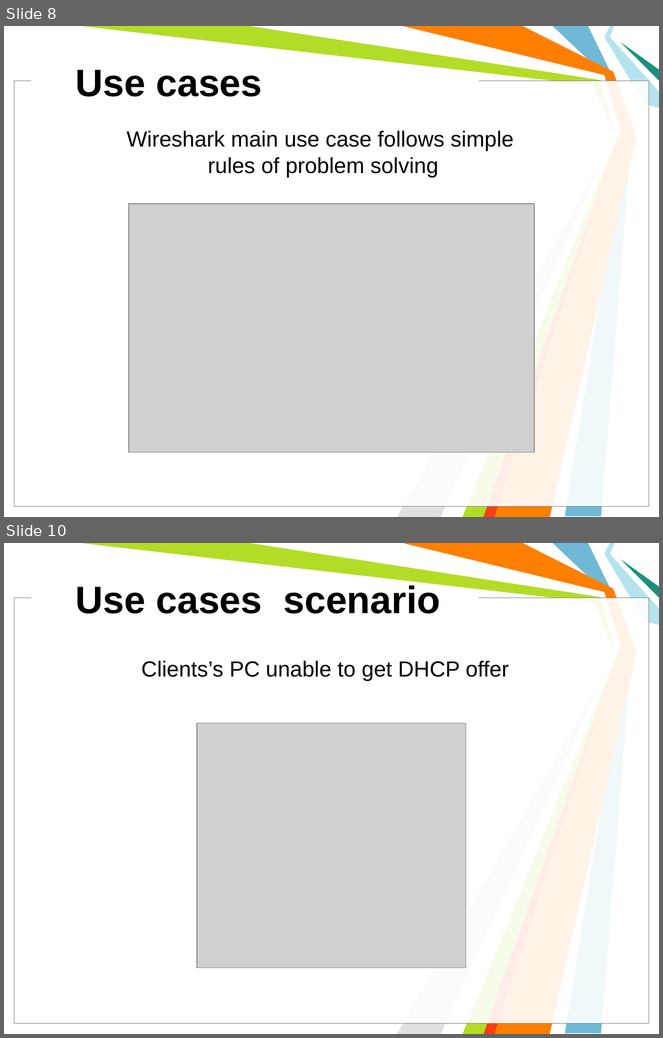
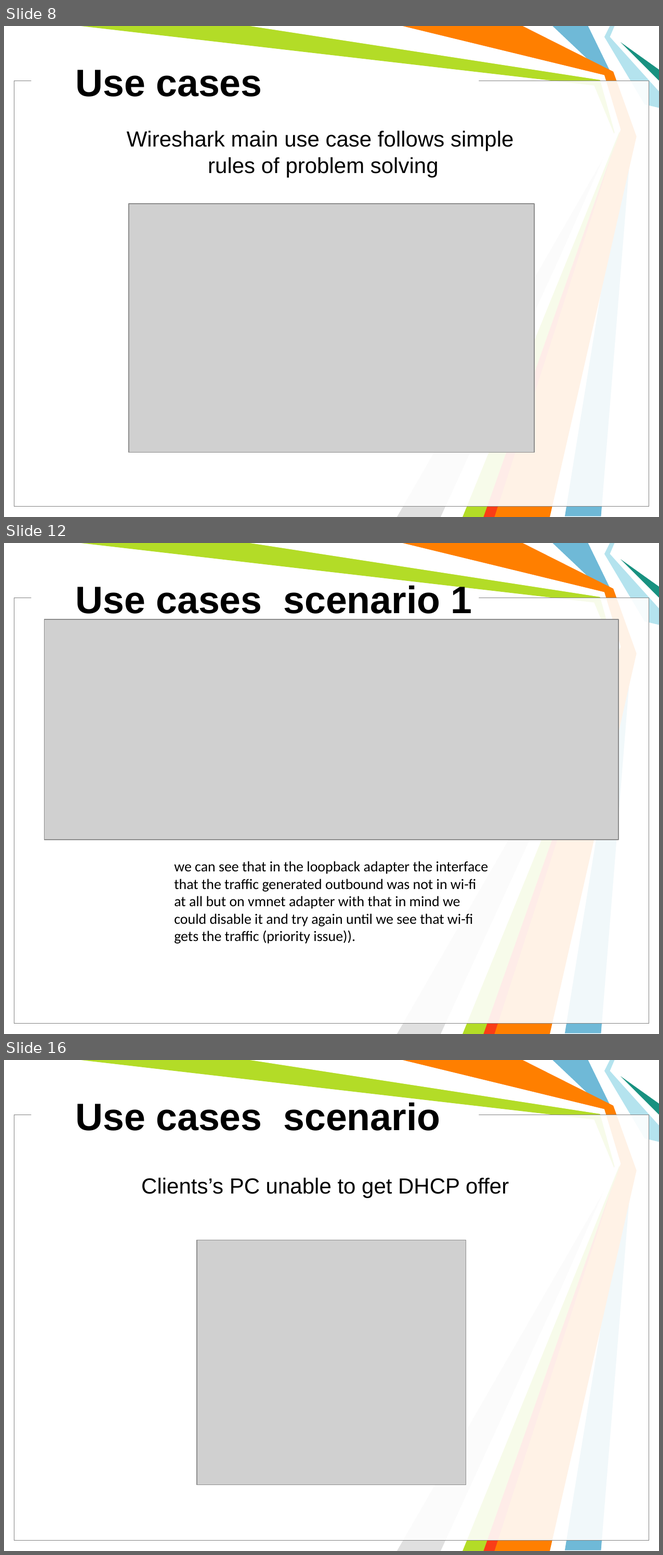
Before and after one commit to michailmarkou1995/BSc-Computer-Science-Projects, a slide deck: COMPUTER AND NETWORK SECURITY (CN6003)/Protocol_Analyzers_Presentation.pptx. Shown one above the other, each under a label of ours: slides 8 and 10 before the commit, slides 8, 12 and 16 after it; the slides between them are not shown. The pictures are 663x1038 and 663x1555 pixels, drawn with LibreOffice and Linux fonts; fonts in the diff are those of the drawing; grey boxes stand for pictures; background and template pictures are left out. Boxes give left, top, right and bottom in pixels: in the first picture for what was removed or moved away, otherwise in the second. Text is boxed around its words. In the diff, an @@ line names an element or a change of style, - is before the commit and + after.

```diff
--- a/COMPUTER AND NETWORK SECURITY (CN6003)/Protocol_Analyzers_Presentation.pptx
+++ b/COMPUTER AND NETWORK SECURITY (CN6003)/Protocol_Analyzers_Presentation.pptx
@@ slide 12 added at [4,543,659,1034], background #FFFFFF; not listed: 11 template elements that a slide beside it also shows @@
@@ title added at [75,583,473,620], 42 pt, text #000000, bold @@
+Use cases scenario 1
@@ picture added at [45,619,619,840] @@
@@ text added at [174,861,488,944], 16 pt, text #000000 @@
+we can see that in the loopback adapter the interface that the traffic generated outbound was not in wi-fi at all but on vmnet adapter with that in mind we could disable it and try again until we see that wi-fi gets the traffic (priority issue)).
@@ what was slide 10 is now slide 16 @@
```
Also in this commit, not shown: 1 slide changed, 5 other slides added, 2 other files.
